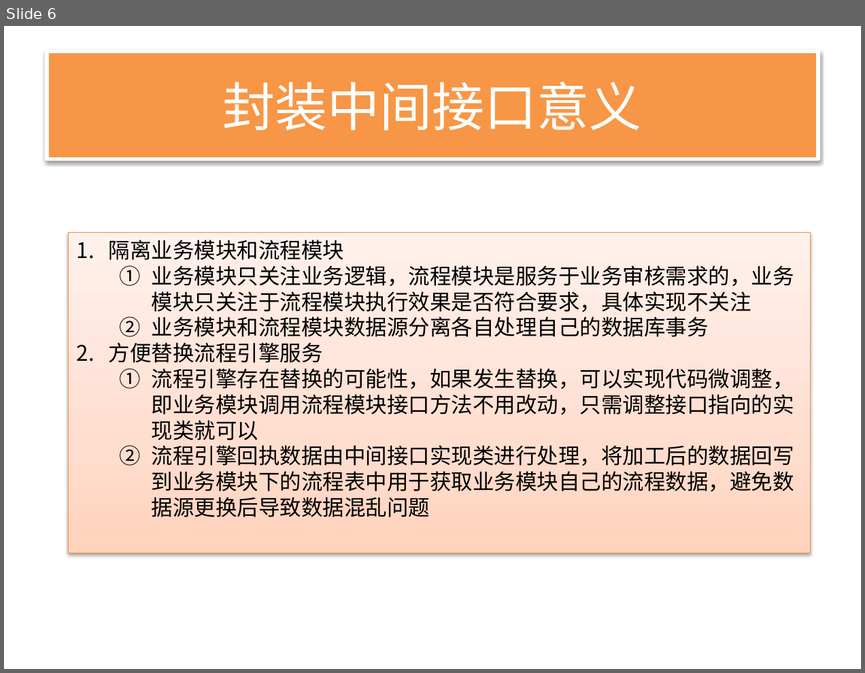
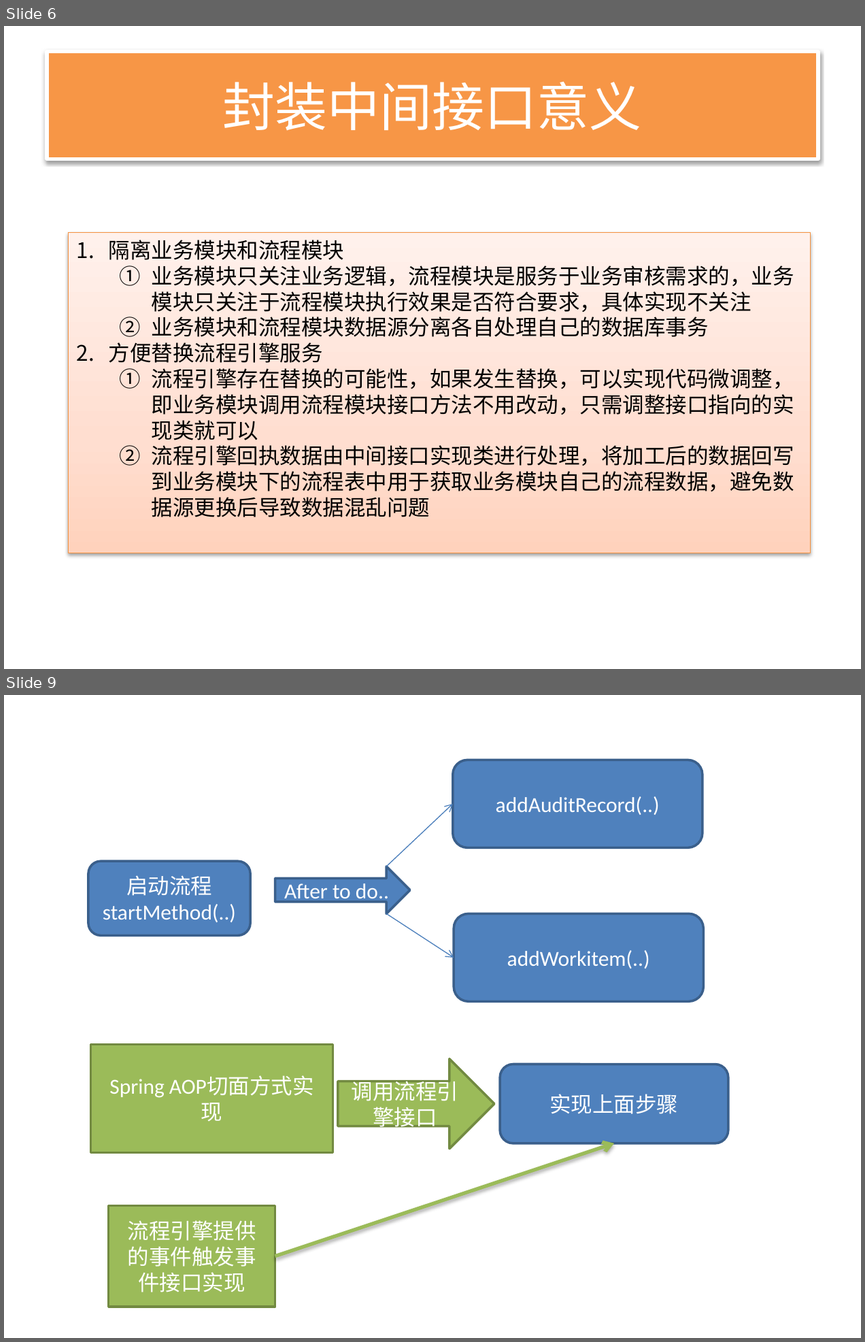
Before and after one commit to songzxDev/helloworld, a slide deck: WebContent/docs/BPM前期项目准备_20171026.pptx. Shown one above the other, each under a label of ours: slide 6 before the commit, slides 6 and 9 after it; the slides between them are not shown. The pictures are 865x673 and 865x1342 pixels, drawn with LibreOffice and Linux fonts; fonts in the diff are those of the drawing. Boxes give left, top, right and bottom in pixels: in the first picture for what was removed or moved away, otherwise in the second. Text is boxed around its words. In the diff, an @@ line names an element or a change of style, - is before the commit and + after.

```diff
--- a/WebContent/docs/BPM前期项目准备_20171026.pptx
+++ b/WebContent/docs/BPM前期项目准备_20171026.pptx
@@ slide 9 added at [4, 695, 861, 1338], background #FFFFFF @@
@@ rounded rectangle added at [453, 760, 702, 847], fill #4F81BD, outline #3A5F8C 2 pt, 18 pt, text #FFFFFF @@
+addAuditRecord(..)
@@ arrow added from (386, 866) to (453, 804), #4B7EBC 0.75 pt @@
@@ rounded rectangle added at [88, 861, 250, 936], fill #4F81BD, outline #3A5F8C 2 pt, 18 pt, text #FFFFFF @@
+启动流程
+startMethod(..)
@@ right arrow added at [275, 866, 409, 913], fill #4F81BD, outline #3A5F8C 2 pt, 18 pt, text #FFFFFF @@
+After to do..
@@ arrow added from (386, 913) to (454, 957), #4B7EBC 0.75 pt @@
@@ rounded rectangle added at [454, 913, 703, 1001], fill #4F81BD, outline #3A5F8C 2 pt, 18 pt, text #FFFFFF @@
+addWorkitem(..)
@@ rectangle added at [90, 1045, 333, 1153], fill #9BBB59, outline #738A42 2 pt, 18 pt, text #FFFFFF @@
+Spring AOP切面方式实现
@@ right arrow added at [338, 1058, 494, 1149], fill #9BBB59, outline #738A42 2 pt, 18 pt, text #FFFFFF @@
+调用流程引擎接口
@@ rounded rectangle added at [500, 1064, 728, 1143], fill #4F81BD, outline #3A5F8C 2 pt, 18 pt, text #FFFFFF @@
+实现上面步骤
@@ arrow added from (275, 1256) to (614, 1143), #9BBB59 3 pt @@
@@ rectangle added at [109, 1205, 275, 1306], fill #9BBB59, outline #738A42 2 pt, 18 pt, text #FFFFFF @@
+流程引擎提供的事件触发事件接口实现
```
Also in this commit, not shown: 13 other slides added, 1 other file.
